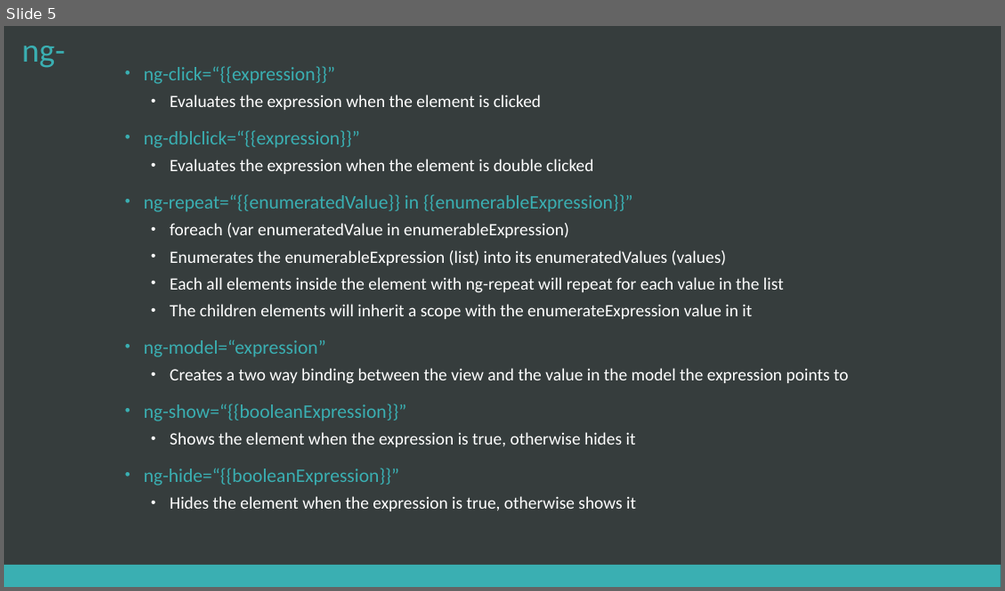
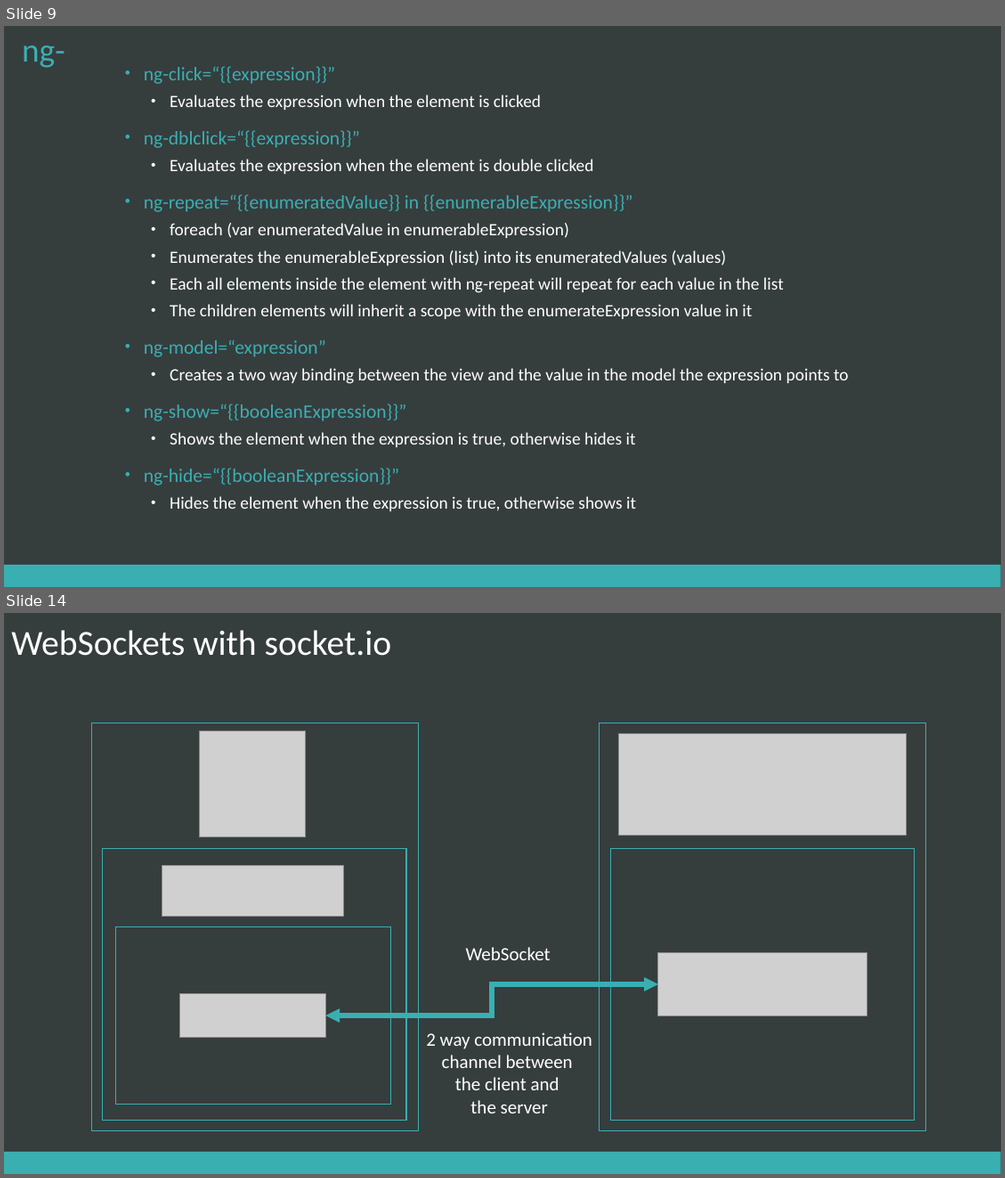
Before and after one commit to chcaru/workshop, a slide deck: workshop2/presentation.pptx. Shown one above the other, each under a label of ours: slide 5 before the commit, slides 9 and 14 after it; the slides between them are not shown. The pictures are 1005x591 and 1005x1178 pixels, drawn with LibreOffice and Linux fonts; fonts in the diff are those of the drawing; grey boxes stand for pictures. Boxes give left, top, right and bottom in pixels: in the first picture for what was removed or moved away, otherwise in the second. Text is boxed around its words. In the diff, an @@ line names an element or a change of style, - is before the commit and + after.

```diff
--- a/workshop2/presentation.pptx
+++ b/workshop2/presentation.pptx
@@ slide 14 added at <box>4,613,1001,1174</box>, background #363D3D; not listed: 1 template element that a slide beside it also shows @@
@@ title added at <box>11,630,392,656</box>, 34 pt, text #FFFFFF @@
+WebSockets with socket.io
@@ rectangle added at <box>91,723,418,1131</box>, outline #3AAFB2 1 pt @@
@@ picture added at <box>199,731,306,837</box> @@
@@ rectangle added at <box>599,723,926,1131</box>, outline #3AAFB2 1 pt @@
@@ picture added at <box>619,733,907,835</box> @@
@@ rectangle added at <box>103,849,407,1120</box>, outline #3AAFB2 1 pt @@
@@ rectangle added at <box>610,849,914,1120</box>, outline #3AAFB2 1 pt @@
@@ picture added at <box>162,865,343,916</box> @@
@@ rectangle added at <box>115,927,390,1104</box>, outline #3AAFB2 1 pt @@
@@ text added at <box>466,947,550,960</box>, 18 pt, text #FFFFFF @@
+WebSocket
@@ picture added at <box>658,952,867,1015</box> @@
@@ elbow double arrow added from (658, 984) to (325, 1015), #3AAFB2 4.5 pt @@
@@ picture added at <box>179,994,325,1038</box> @@
@@ text added at <box>426,1032,591,1113</box>, 18 pt, text #FFFFFF @@
+2 way communication
+channel between
+the client and
+the server
@@ what was slide 5 is now slide 9 @@
```
Also in this commit, not shown: 4 slides changed, 9 other slides added, 6 other files.
